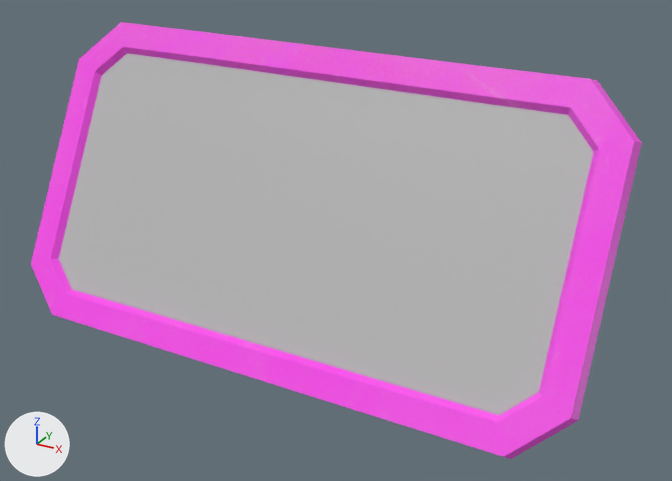
One commit to the FBX model Maya Project Files/Env/Exports/Console/ConsoleMonitor_01_SM_Low.fbx: the scene before it, then after it.
Before and after are seen from a camera (50 mm lens) standing at (0.644, -1.051, 0.498) and looking at (0.057, 0.015, -0.036). Lighting does not change. The marker at lower left points along +X, +Y and +Z. Where no turn or scale is listed for an object, it has been applied to the vertices.

The scene before the commit, as lines of its bpy script (objects in view):
```python
mat_screen_mat = principled_material('Screen_Mat')
mat_screen_mat.base_color = (0.5, 0.5, 0.5)  # grey #bcbcbc
me_mesh = bpy.data.meshes.new('Mesh')
me_mesh.from_pydata(...)  # 141 vertices, 136 faces; spans x -0.449..0.449, y -0.127..0.127, z -0.221..0.221
# faces by material slot: [16, 120]
me_mesh.materials.append(mat_screen_mat)  # grey #bcbcbc
me_mesh.materials.append(mat_metal_ts)  # picture img_metal_trim_low_texture_occlusionroughnessmetallic_png
ob_tabletmain = bpy.data.objects.new('tabletMain', me_mesh)
ob_tabletmain.location = (-0.003, 0.0, 0.0)
```
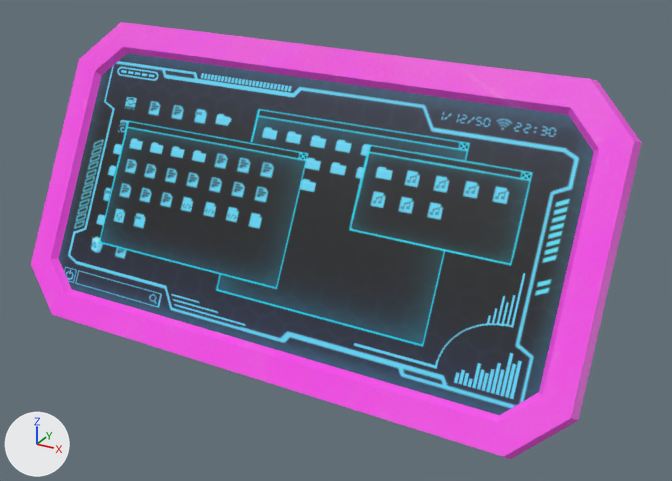
Location of each change, [x1, y1, x2, y2] in pixels of the pictures (672 x 481 px):
'tabletMain', surface changed
    both: [55, 46, 599, 419]
part 1 of me_mesh, surface changed
    both: [59, 53, 594, 415]

What changed in the scene script:
```text
Add img_screen_tex_trim_png:
    img_screen_tex_trim_png = load_image('Screen_Tex_Trim.png', '_unpacked/Screen_Tex_Trim.png', 1024, 1024, 'sRGB')
Change mat_screen_mat:
    remove mat_screen_mat.base_color = (0.5, 0.5, 0.5)  # grey #bcbcbc
    add mat_screen_mat.texture = img_screen_tex_trim_png  # with its transparency
Change me_mesh:
    where me_mesh.from_pydata(...)  # 141 vertices, 136 faces; spans x -0.449..0.449, y -0.127..0.127, z -0.221..0.221
    used by ob_tabletmain; location = (-0.003, 0.0, 0.0)
    me_mesh part 1: texture (UV) coordinates of 16 of 136 faces, centred in x -0.307..0.307, y -0.088..0.073, z -0.149..0.157, changed; they spanned u 0.04..0.21, v 0.39..0.47 and now span u 0.0..0.5, v 0.72..1.0
```
